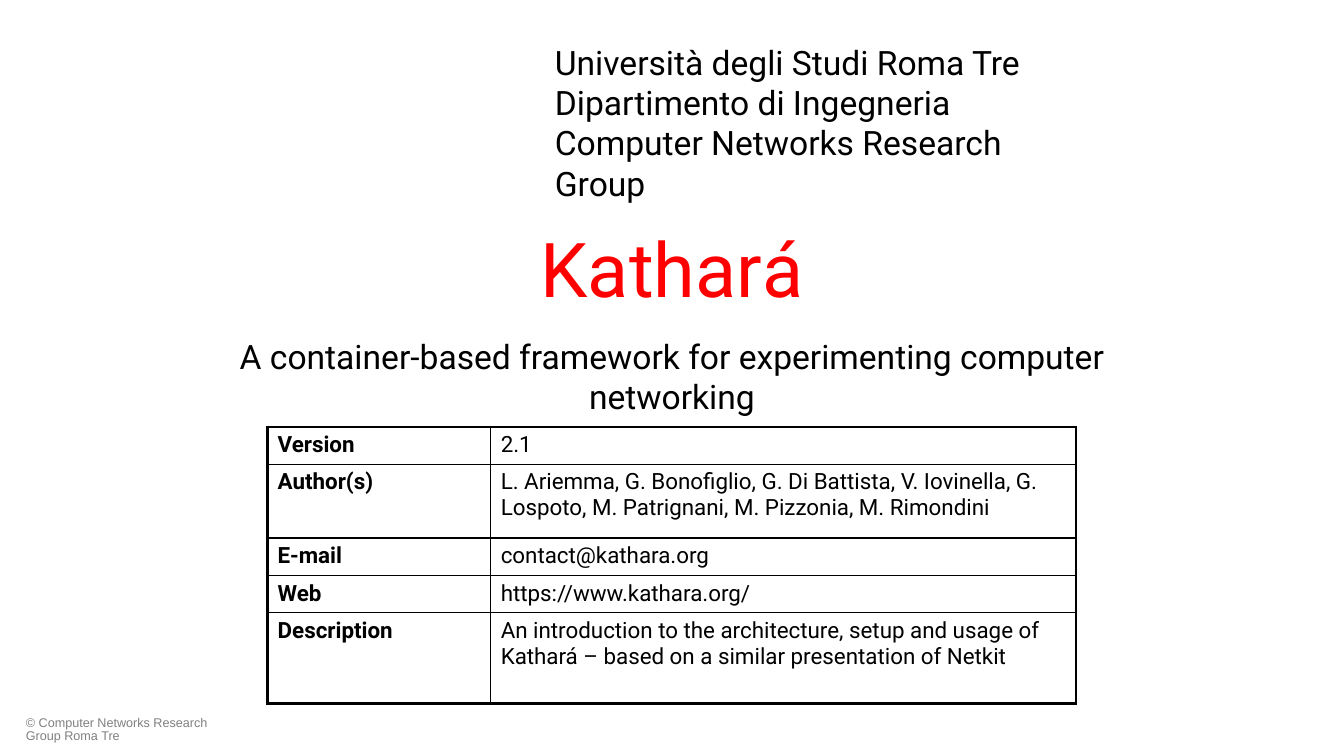
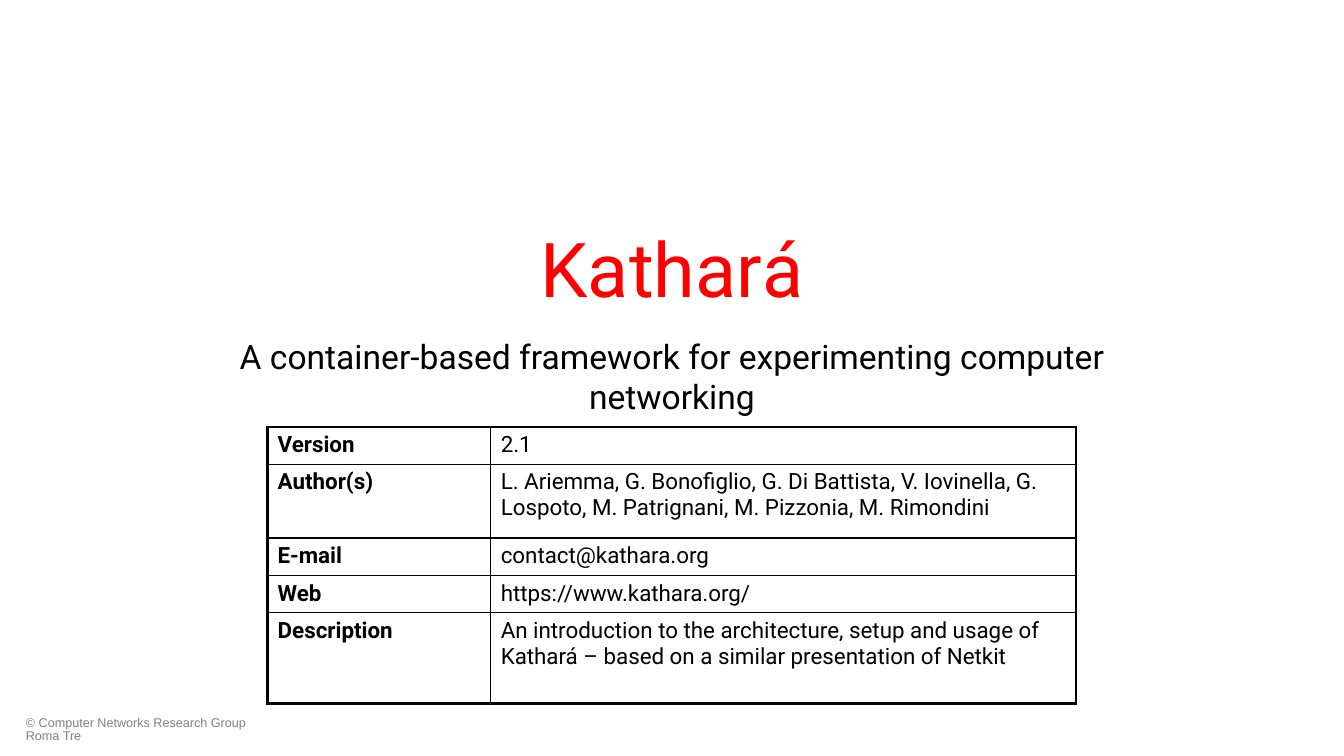
Before and after one commit to KatharaFramework/Kathara-Labs, a slide deck: slide 1 of tutorials/introduction/001-kathara-introduction.pptx. Drawn at 1344x756 pixels with LibreOffice and Linux fonts; fonts in the diff are those of the drawing; background and template pictures are left out. Boxes give left, top, right and bottom in pixels: in the first picture for what was removed or moved away, otherwise in the second. Text is boxed around its words. In the diff, an @@ line names an element or a change of style, - is before the commit and + after.

```diff
--- a/tutorials/introduction/001-kathara-introduction.pptx
+++ b/tutorials/introduction/001-kathara-introduction.pptx
@@ text removed at box(555, 49, 1020, 162) @@
-Università degli Studi Roma Tre
-Dipartimento di Ingegneria
-Computer Networks Research Group
@@ text "© Computer Networks Research Group ..." rewrapped from box(26, 718, 207, 743) to box(26, 718, 246, 740) @@
```
Also in this commit, not shown: 31 other slides changed, 3 other files.
